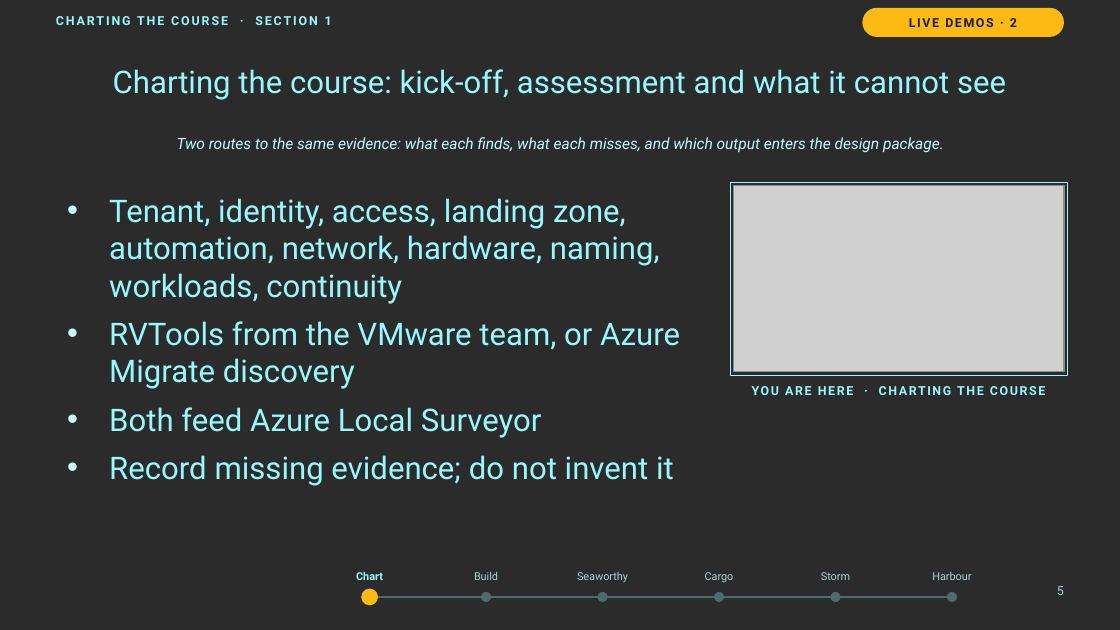
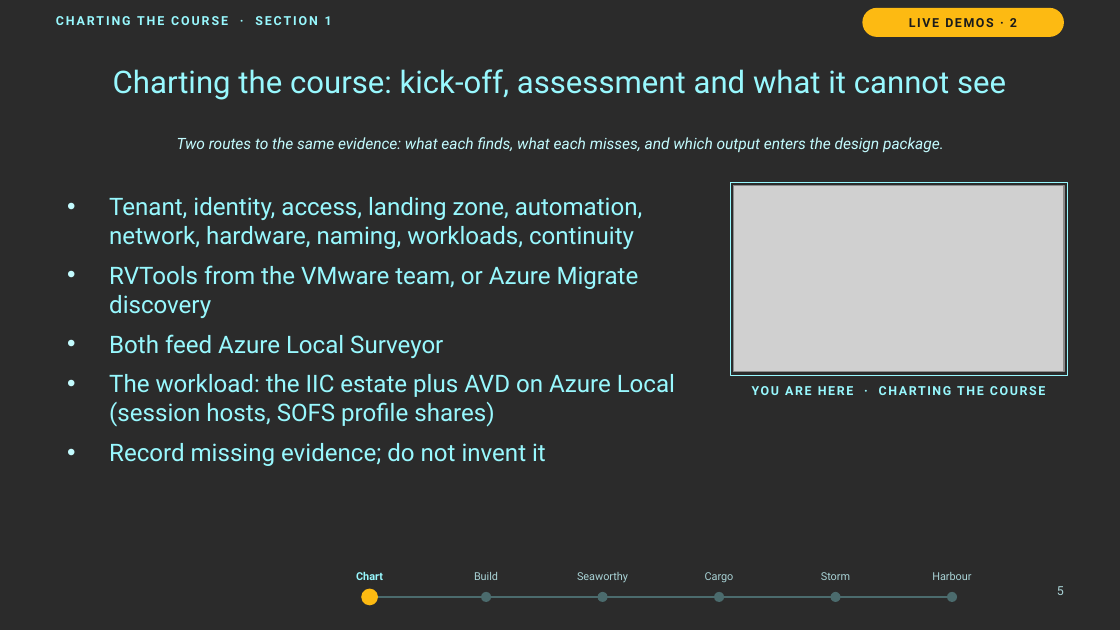
Before and after one commit to thisismydemo/nic2026_azl, a slide deck: slide 5 of presentation/Azure_Local_Discovery_to_Day2_NIC2026.pptx. Drawn at 1120x630 pixels with LibreOffice and Linux fonts; fonts in the diff are those of the drawing; grey boxes stand for pictures; background and template pictures are left out; a plain dark background stands for a picture behind light text. Boxes give left, top, right and bottom in pixels: in the first picture for what was removed or moved away, otherwise in the second. Text is boxed around its words. In the diff, an @@ line names an element or a change of style, - is before the commit and + after.

```diff
--- a/presentation/Azure_Local_Discovery_to_Day2_NIC2026.pptx
+++ b/presentation/Azure_Local_Discovery_to_Day2_NIC2026.pptx
@@ text at [109,197,642,466]: size 20 to 15.5 pt in "Tenant, identity, access, landing zone, automation, network, ...", "RVTools from the VMware team, or Azure ...", "Both feed Azure Local Surveyor", "Record missing evidence; do not invent it" @@
@@ text at [109,374,675,427]: paragraph added @@
+• The workload: the IIC estate plus AVD on Azure Local (session hosts, SOFS profile shares)
```
Also in this commit, not shown: 18 other slides changed, 4 slides added, 23 other files.
